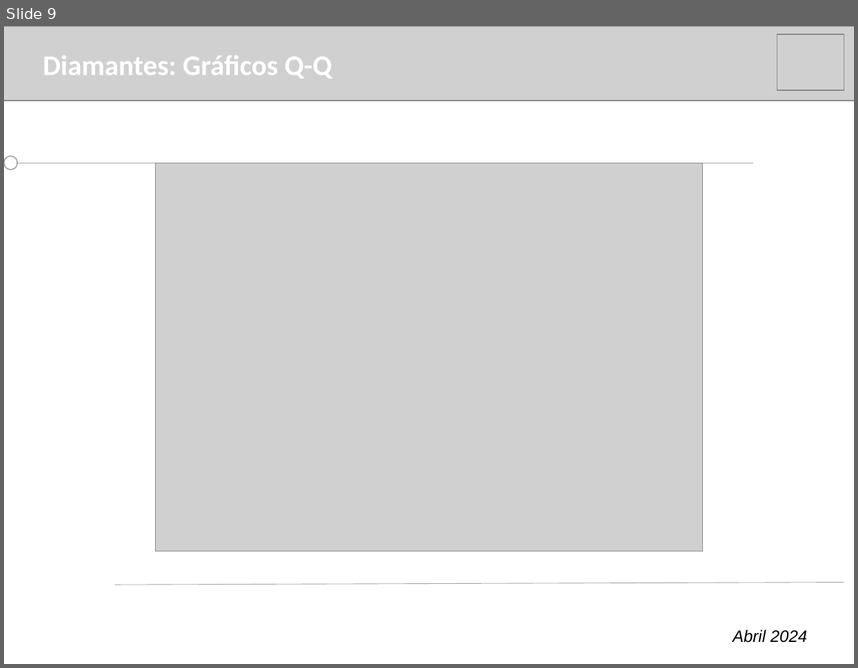
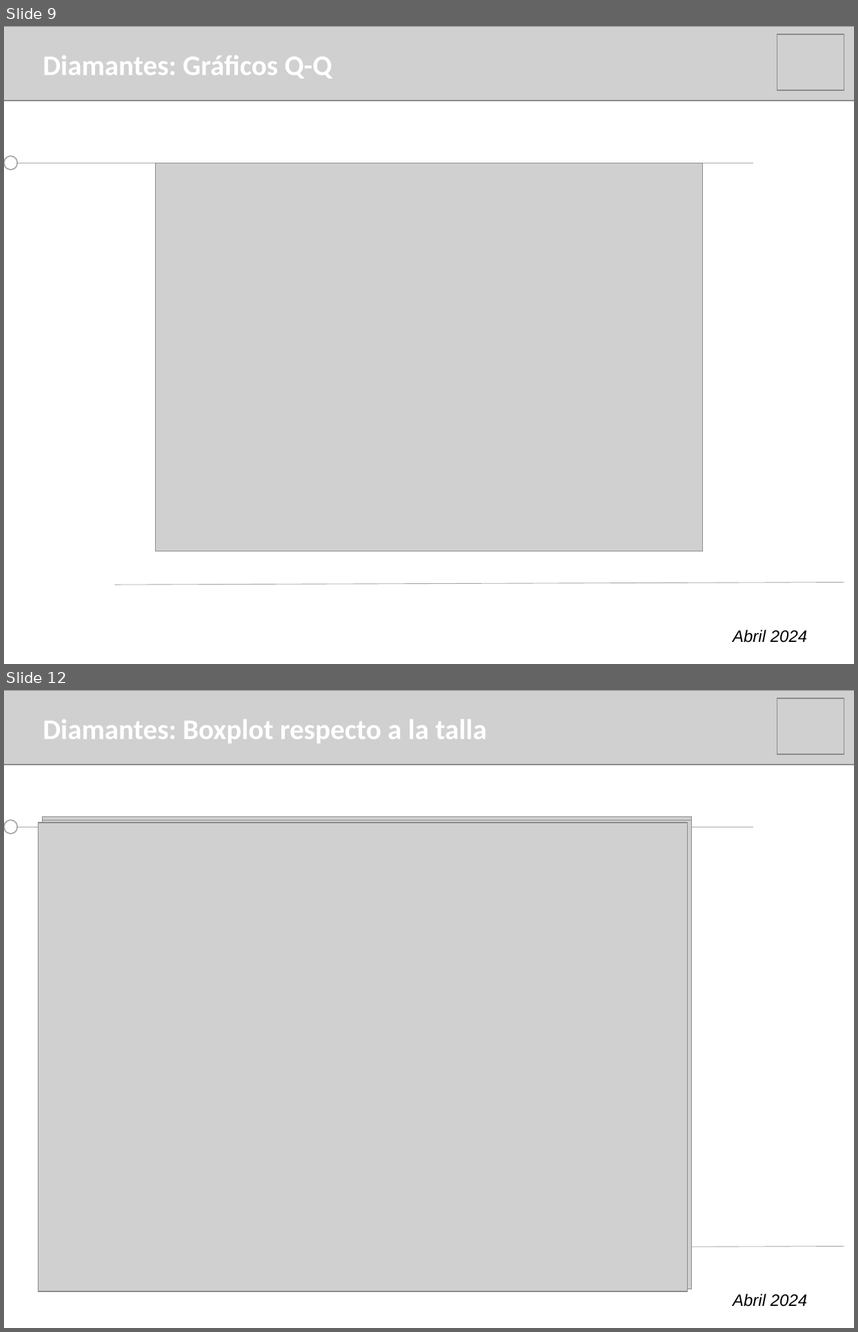
Before and after one commit to IgnGGA/grupo9, a slide deck: presentacionMineriaDeDatos.pptx. Shown one above the other, each under a label of ours: slide 9 before the commit, slides 9 and 12 after it; the slides between them are not shown. The pictures are 858x668 and 858x1332 pixels, drawn with LibreOffice and Linux fonts; fonts in the diff are those of the drawing; grey boxes stand for pictures. Boxes give left, top, right and bottom in pixels: in the first picture for what was removed or moved away, otherwise in the second. Text is boxed around its words. In the diff, an @@ line names an element or a change of style, - is before the commit and + after.

```diff
--- a/presentacionMineriaDeDatos.pptx
+++ b/presentacionMineriaDeDatos.pptx
@@ slide 12 added at box(4, 690, 854, 1328), background #FFFFFF @@
@@ picture added at box(4, 690, 854, 765) @@
@@ picture added at box(777, 698, 844, 755) @@
@@ text added at box(43, 720, 487, 743), 24 pt, text #FFFFFF, bold @@
+Diamantes: Boxplot respecto a la talla
@@ ellipse added at box(4, 820, 18, 834), fill #FFFFFF, outline #A6A6A6 1 pt @@
@@ line added from (18, 827) to (753, 827), #A6A6A6 0.5 pt @@
@@ picture added at box(38, 822, 688, 1291) @@
@@ picture added at box(42, 817, 692, 1285) @@
@@ picture added at box(42, 820, 692, 1288) @@
@@ line added from (114, 1248) to (844, 1246), #A6A6A6 0.5 pt @@
@@ text added at box(733, 1293, 807, 1306), 14 pt, text #000000, italic @@
+Abril 2024
```
Also in this commit, not shown: 4 slides changed, 3 other slides added, 31 other files.
